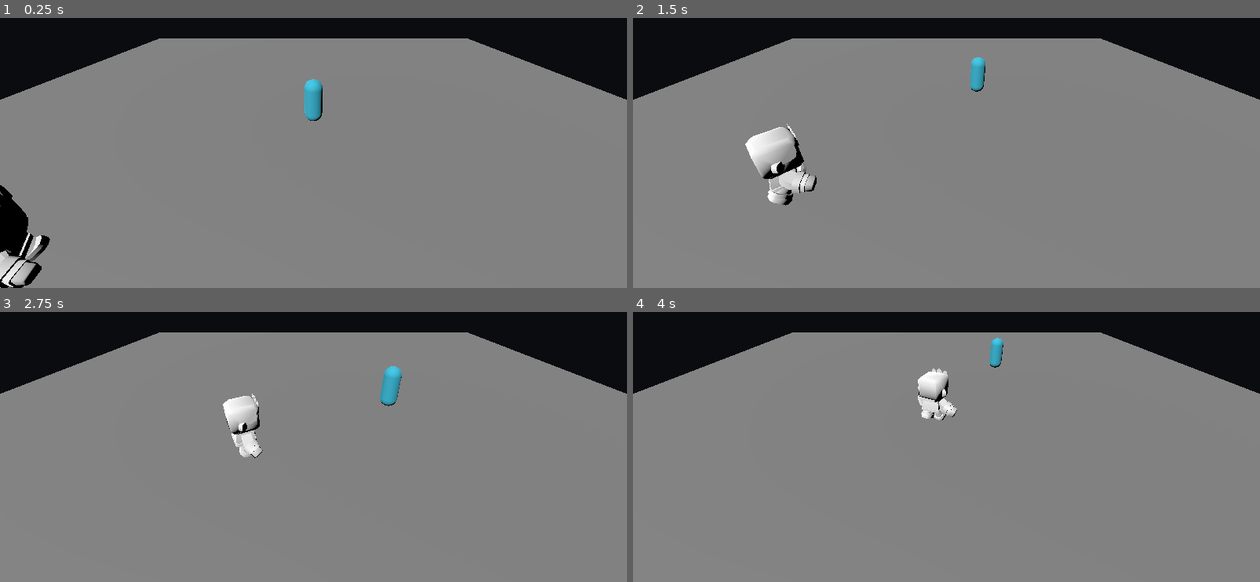
Above: before the commit, frames 1-4 (two rows, left to right).
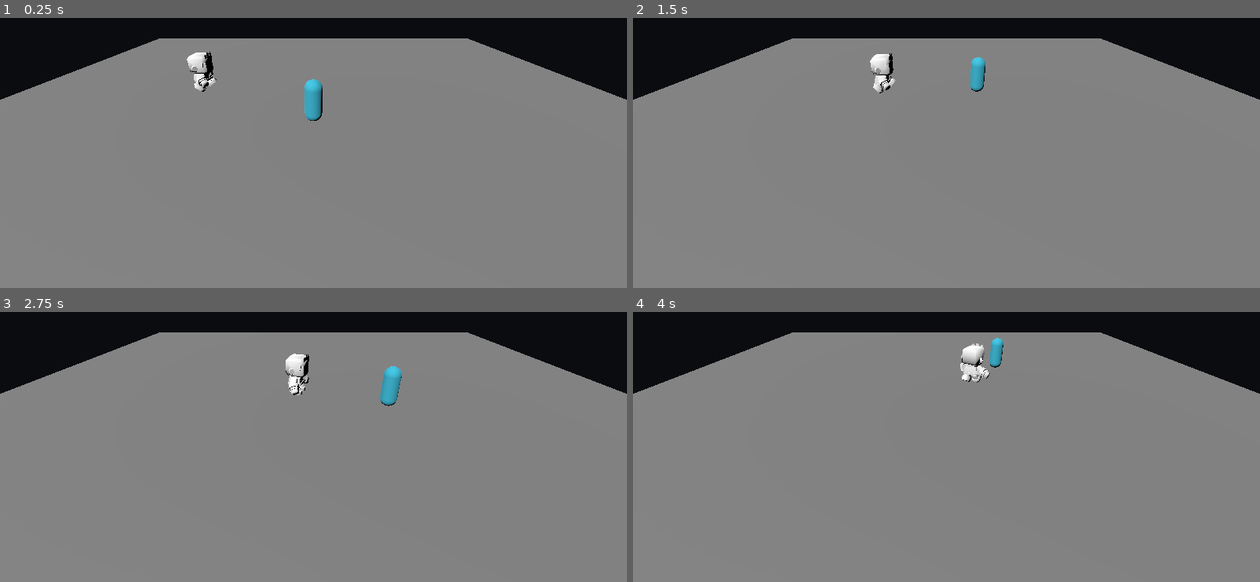
Above: after the commit, the same moments.

Repository: gabrielagudelo777-max/el-inquieto-videojuego
Game: Godot game, scene res://main.tscn
Two runs of this game, one before a commit and one after it. Both use one fixed random seed, a clock stepped at 60 frames per second and the inputs below.
Inputs:
- Up to frame 1 (0.25 s): no input
- Up to frame 2 (1.5 s): hold D (move_right) 0.53-1.28 s; tap Shift (dash) at 0.6, 1.35 s; hold S (move_down) from 1.28 s (still down)
- Up to frame 3 (2.75 s): release S (move_down) at 2.03 s; hold D (move_right) from 2.03 s (still down); tap Shift (dash) at 2.1 s
- Up to frame 4 (4 s): release D (move_right) at 2.78 s; hold W (move_up) 2.78-3.53 s; tap Shift (dash) at 2.85, 3.6 s; hold A (move_left) from 3.53 s (still down)

The runs differ from the first frame. In frame 1, 2.2% of the frame differs, in the area x 0-35%, y 12-100%; in frame 2, 2.1%; in frame 3, 1.4%; in frame 4, 1.2%.

Commit message:
T7 N3 - Tarea C - patrulla y persecucion

Diff:
--- a/guardia.gd
+++ b/guardia.gd
@@ -1,9 +1,19 @@
 extends CharacterBody3D
+
+enum Estado { PATRULLA, PERSEGUIR }
 
 @export var objetivo: Node3D
 @export var rapidez: float = 2.0
-@export var distancia_detener: float = 1.0
+@export var radio_ver: float = 6.0
+@export var radio_perder: float = 9.0
+@export var puntos: Array[Vector3] = [
+	Vector3(-6, 0, -3),
+	Vector3(6, 0, -3)
+]
 @onready var anim: AnimationPlayer = $Modelo/AnimationPlayer
+
+var estado: Estado = Estado.PATRULLA
+var punto: int = 0
 
 
 func _ready() -> void:
@@ -23,25 +33,47 @@
 		move_and_slide()
 		return
 
-	var hacia: Vector3 = objetivo.global_position - global_position
+	var distancia: float = global_position.distance_to(objetivo.global_position)
+
+	match estado:
+		Estado.PATRULLA:
+			if distancia < radio_ver:
+				estado = Estado.PERSEGUIR
+				print("lo vio a ", snappedf(distancia, 0.01), " m")
+
+			if puntos.is_empty():
+				velocity.x = 0.0
+				velocity.z = 0.0
+				_reproducir("idle")
+			else:
+				ir_a(puntos[punto])
+				if global_position.distance_to(puntos[punto]) < 0.3:
+					punto = (punto + 1) % puntos.size()
+
+		Estado.PERSEGUIR:
+			if distancia > radio_perder:
+				estado = Estado.PATRULLA
+				print("lo perdió a ", snappedf(distancia, 0.01), " m")
+			ir_a(objetivo.global_position)
+
+	move_and_slide()
+
+
+func ir_a(p: Vector3) -> void:
+	var hacia: Vector3 = p - global_position
 	hacia.y = 0.0
-	var distancia: float = hacia.length()
 
-	if distancia > distancia_detener:
-		var dir: Vector3 = hacia.normalized()
-		velocity.x = dir.x * rapidez
-		velocity.z = dir.z * rapidez
-		basis = Basis.looking_at(dir)
-		_reproducir("walk")
-	else:
+	if hacia.length() < 0.05:
 		velocity.x = 0.0
 		velocity.z = 0.0
 		_reproducir("idle")
+		return
 
-	move_and_slide()
-
-	if Engine.get_physics_frames() % 30 == 0:
-		print("distancia ", snappedf(distancia, 0.01))
+	var dir: Vector3 = hacia.normalized()
+	velocity.x = dir.x * rapidez
+	velocity.z = dir.z * rapidez
+	basis = Basis.looking_at(dir)
+	_reproducir("walk")
 
 
 func _reproducir(nombre: String) -> void:
--- a/main.tscn
+++ b/main.tscn
@@ -57,5 +57,5 @@
 transform = Transform3D(0.8660254, 0.38302222, -0.32139382, 0, 0.64278764, 0.76604444, 0.5, -0.66341394, 0.5566704, 0, 0, 0)
 
 [node name="Guardia" parent="." node_paths=PackedStringArray("objetivo") instance=ExtResource("3_guardia")]
-position = Vector3(-6, 0, 6)
+position = Vector3(-6, 0, -3)
 objetivo = NodePath("../Personaje")
